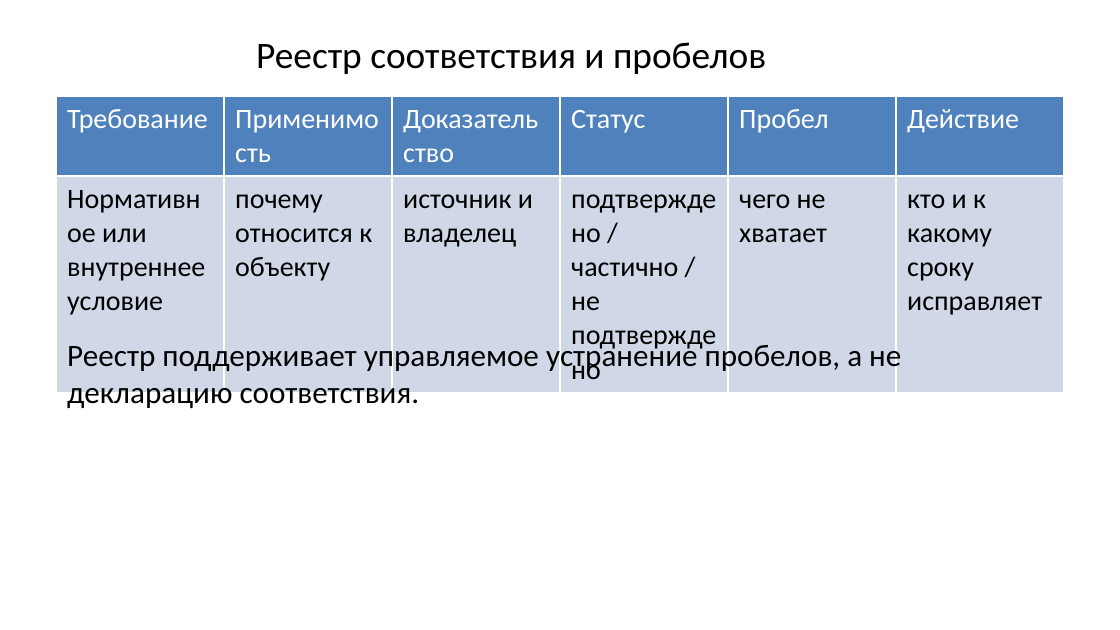
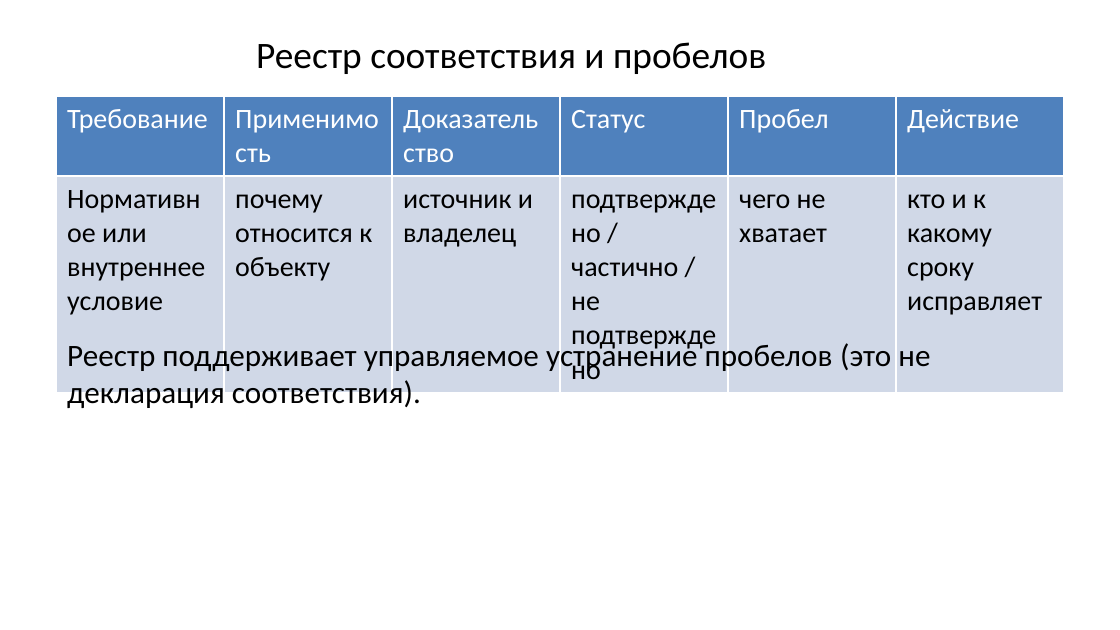
Before and after one commit to arasskazov/IFTIS-KII-2026, a slide deck: slide 7 of Lec_4/Lec_4_Модуль 4_1_Слайд-конспект.pptx. Drawn at 1120x630 pixels with LibreOffice and Linux fonts; fonts in the diff are those of the drawing; background and template pictures are left out. Boxes give left, top, right and bottom in pixels: in the first picture for what was removed or moved away, otherwise in the second. Text is boxed around its words. In the diff, an @@ line names an element or a change of style, - is before the commit and + after.

Commit message:
Lec 4

```diff
--- a/Lec_4/Lec_4_Модуль 4_1_Слайд-конспект.pptx
+++ b/Lec_4/Lec_4_Модуль 4_1_Слайд-конспект.pptx
@@ text at (x1=67, y1=340, x2=930, y2=411): text changed @@
-Реестр поддерживает управляемое устранение пробелов, а не декларацию соответствия.
+Реестр поддерживает управляемое устранение пробелов (это не декларация соответствия).
```
Also in this commit, not shown: 8 other slides changed, 1 slide added, 2 slides removed.
